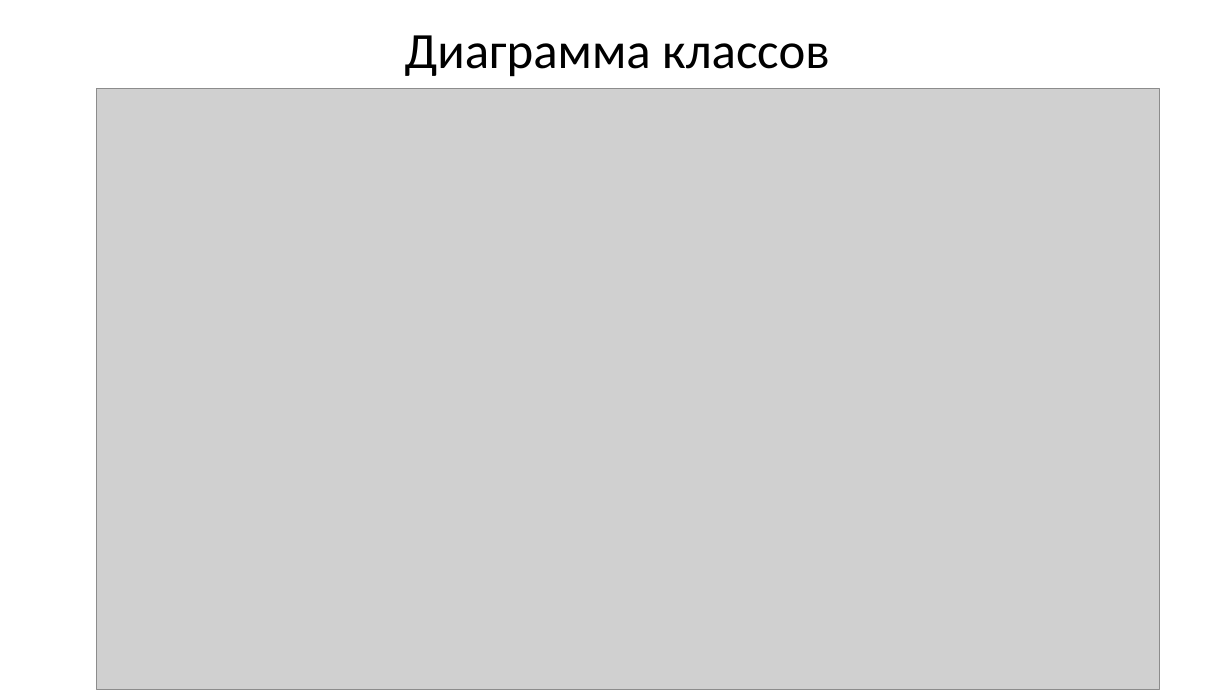
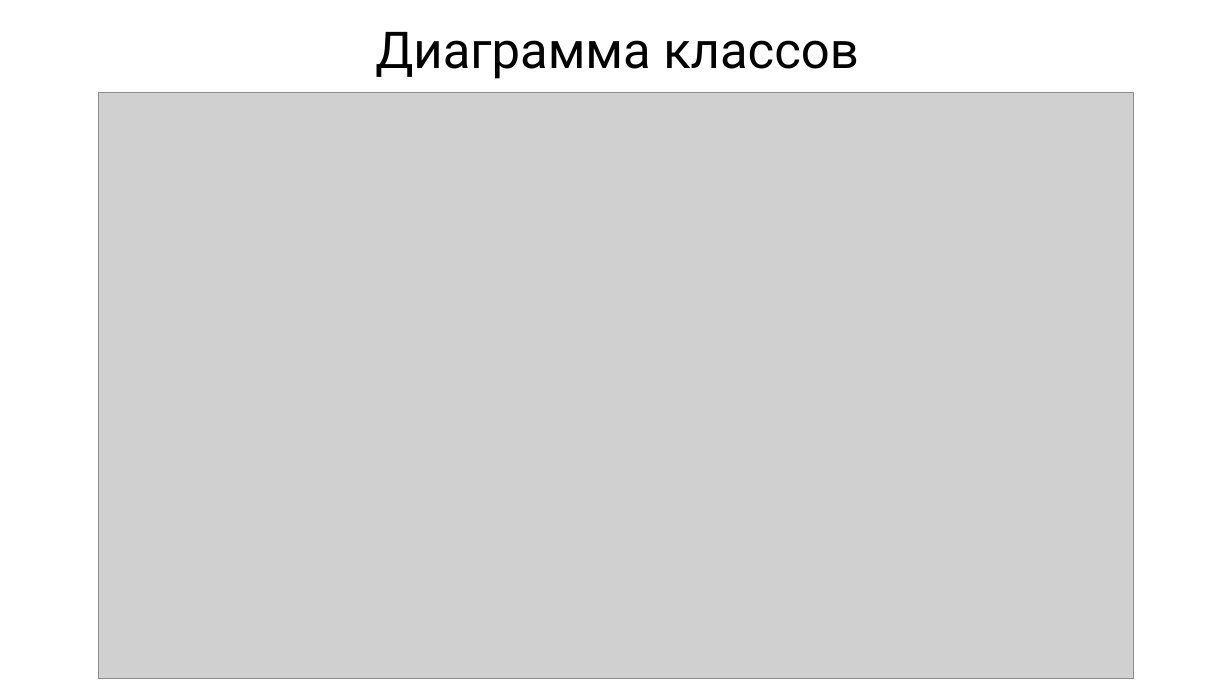
Before and after one commit to FaceMan01/Homework, a slide deck: slide 1 of ПИ/ПИ-5.pptx. Drawn at 1232x693 pixels with LibreOffice and Linux fonts; fonts in the diff are those of the drawing; grey boxes stand for pictures. Boxes give left, top, right and bottom in pixels: in the first picture for what was removed or moved away, otherwise in the second. Text is boxed around its words. In the diff, an @@ line names an element or a change of style, - is before the commit and + after.

```diff
--- a/ПИ/ПИ-5.pptx
+++ b/ПИ/ПИ-5.pptx
@@ title "Диаграмма классов" at [375,32,859,79]: font Calibri to Roboto @@
@@ picture: place and size @@
-picture at [97,89,1160,690]
+picture at [98,92,1134,678]
```
Also in this commit, not shown: 34 other files.
